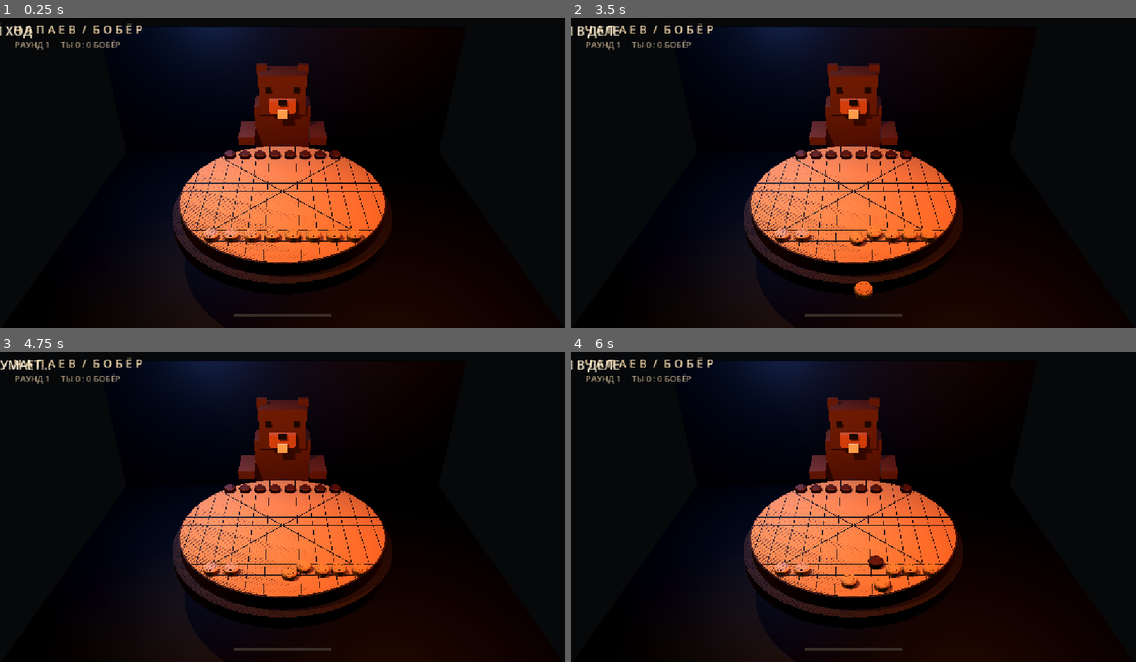
Above: before the commit, frames 1-4 (two rows, left to right).
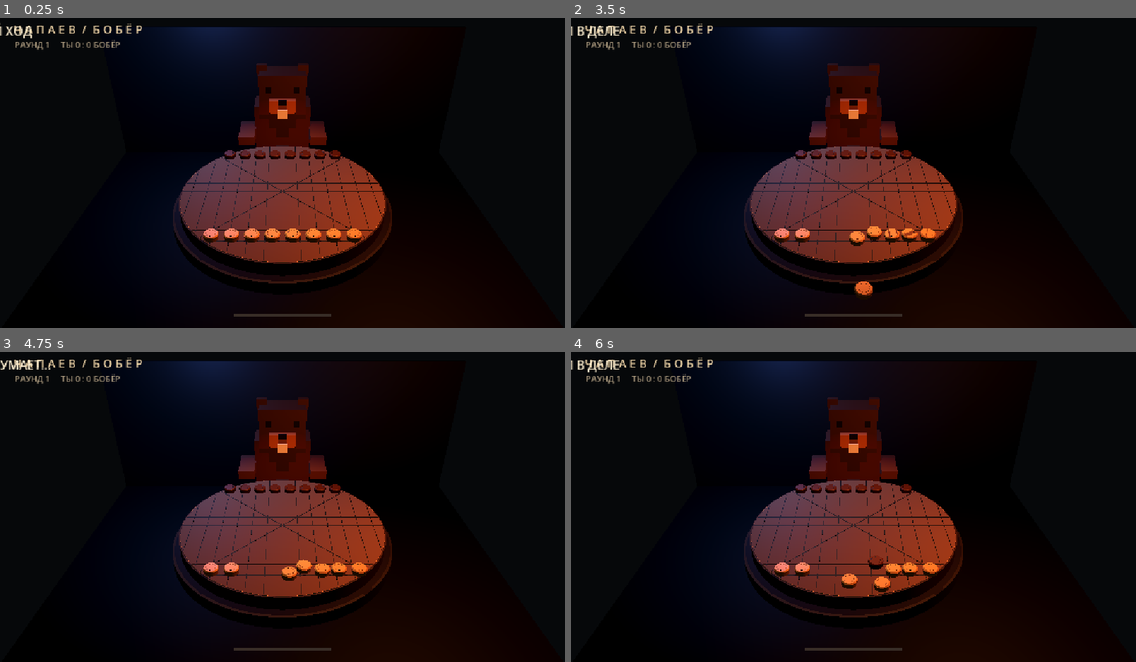
Above: after the commit, the same moments.

Repository: perrarancino/beaver-chapaev
Game: Godot game, scene res://main.tscn
The game is run twice, just before and just after one commit, with the same random seed, the same clock (stepped at 60 frames per second) and the same inputs.
Inputs (mouse positions are in pixels of both pictures, inside the frame that each line leads up to):
- Up to frame 1 (0.25 s): no input
- Up to frame 2 (3.5 s): tap Enter at 0.5, 2 s; move the mouse to (977, 154) at 0.52 s; click (977, 154) at 0.67 s; tap Space at 1.25, 2.75 s; drag from (740, 185) to (825, 231) at 1.27 s; move the mouse to (910, 98) at 2.02 s; click (910, 98) at 2.17 s; drag from (825, 231) to (684, 120) at 2.77 s
- Up to frame 3 (4.75 s): move the mouse to (452, 550) at 3.52 s; click (452, 550) at 3.67 s; tap Enter at 4.25 s; drag from (113, 454) to (197, 423) at 4.27 s
- Up to frame 4 (6 s): tap Space at 5 s; move the mouse to (881, 503) at 5.02 s; click (881, 503) at 5.17 s; drag from (768, 423) to (740, 519) at 5.77 s

The runs differ from the first frame. In frame 1, 11% of the frame differs, in the area x 30-69%, y 14-86%; in frame 2, 11%, in the area x 30-69%, y 14-90%; in frame 3, 11%; in frame 4, 11%.

Commit message:
Improve web shadow map quality

Diff:
--- a/main.tscn
+++ b/main.tscn
@@ -96,16 +96,17 @@
 current = true
 
 [node name="KeyLight" type="SpotLight3D" parent="."]
-position = Vector3(-2.4, 5.5, 2.0)
-rotation_degrees = Vector3(-64, -25, 0)
+position = Vector3(0, 5.8, 0)
+rotation_degrees = Vector3(-90, 0, 0)
 light_color = Color(1, 0.76, 0.51, 1)
 light_energy = 4.8
 shadow_enabled = true
 shadow_blur = 1.8
 light_size = 0.2
-shadow_bias = 0.02
-spot_range = 10.0
-spot_angle = 45.0
+shadow_bias = 0.03
+shadow_normal_bias = 1.5
+spot_range = 9.0
+spot_angle = 32.0
 
 [node name="WarmFill" type="OmniLight3D" parent="."]
 position = Vector3(3, 3.2, 1.2)
--- a/project.godot
+++ b/project.godot
@@ -32,6 +32,12 @@
 anti_aliasing/quality/msaa_3d=2
 anti_aliasing/quality/screen_space_aa=1
 lights_and_shadows/positional_shadow/atlas_size=4096
+lights_and_shadows/positional_shadow/atlas_size.mobile=4096
+lights_and_shadows/positional_shadow/atlas_size.web=4096
+lights_and_shadows/positional_shadow/atlas_quadrant_0_subdiv=1
+lights_and_shadows/positional_shadow/atlas_quadrant_1_subdiv=1
+lights_and_shadows/positional_shadow/atlas_quadrant_2_subdiv=1
+lights_and_shadows/positional_shadow/atlas_quadrant_3_subdiv=1
 lights_and_shadows/positional_shadow/soft_shadow_filter_quality=3
 
 renderer/rendering_method="forward_plus"
